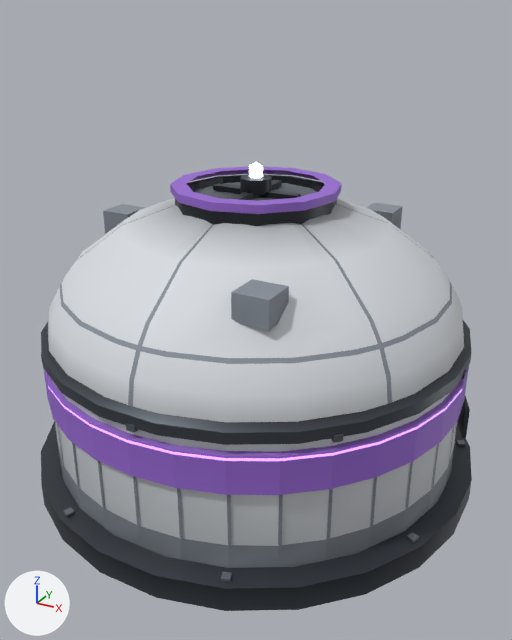
One commit to the glTF model assets/models/junction.glb: the scene before it, then after it.
Both versions are drawn from a 50 mm camera at (3.35, -6.1, 4.52) aimed at (0.11, -0.19, 1.57). The lights are fixed; the arrows at lower left show +X, +Y and +Z. The picture after the commit comes second. Vertices at exactly the same position are counted once.

Objects in the first picture: 'Base', 'Roof', 'Wall_22', 'Wall_23', 'Wall_24', 'Wall_25', 'Wall_26', 'Wall_27', 'Wall_28', 'Wall_29', 'Wall_30', 'Wall_31' and 4 more.
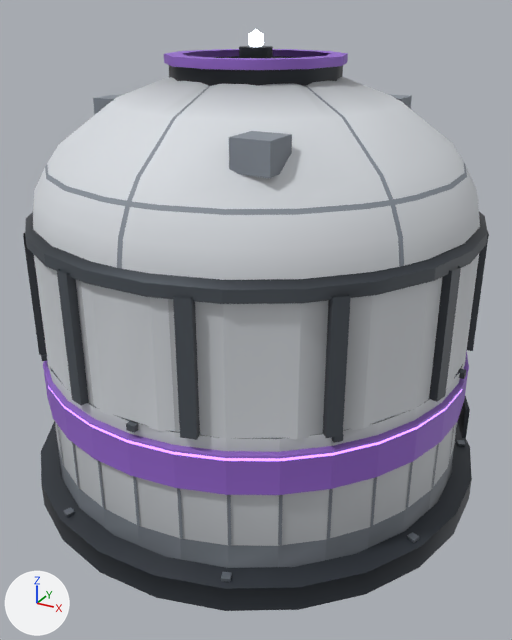
Not visible in the pictures: 'Upper_19'.

Where the change shows, as pixel boxes (x1, y1, x2, y2) in the pictures (512 x 640 px; the box of a moved part takes in the faces that stretch with it):
'Roof', reshaped (8% wider, 8% shorter)
    before: (41, 162, 471, 445)
    after: (25, 29, 488, 290)
'Upper_27', added
    after: (279, 285, 342, 439)
'Upper_26', added
    after: (222, 289, 283, 438)
'Upper_25', added
    after: (164, 285, 226, 440)
'Upper_24', added
    after: (114, 276, 175, 432)
'Upper_28', added
    after: (334, 278, 393, 437)
'Upper_29', added
    after: (377, 268, 435, 422)
'Upper_23', added
    after: (74, 266, 130, 420)
'Upper_30', added
    after: (416, 255, 463, 408)
'Upper_22', added
    after: (44, 254, 94, 406)
'Upper_21', added
    after: (30, 241, 66, 388)
'Upper_31', added
    after: (446, 242, 480, 389)
'Upper_20', added
    after: (23, 236, 52, 369)
'Upper_00', added
    after: (458, 233, 488, 371)
'Upper_01', added
    after: (467, 234, 489, 351)
part 1 of me_roof, moved or reshaped
    before: (170, 166, 342, 214)
    after: (164, 49, 348, 70)
part 2 of me_roof, moved or reshaped
    before: (249, 162, 263, 178)
    after: (249, 29, 264, 47)
part 3 of me_roof, moved or reshaped
    before: (48, 198, 464, 422)
    after: (33, 77, 480, 280)
part 4 of me_roof, moved or reshaped
    before: (175, 174, 337, 226)
    after: (169, 56, 343, 86)
part 5 of me_roof, moved or reshaped (mostly hidden afterwards)
    before: (366, 203, 403, 229)
    after: (388, 94, 412, 109)
part 6 of me_roof, moved or reshaped
    before: (103, 204, 146, 234)
    after: (93, 95, 121, 115)
part 7 of me_roof, moved or reshaped
    before: (231, 279, 289, 331)
    after: (229, 131, 292, 178)
part 8 of me_roof, moved or reshaped (not visible afterwards)
    before: (213, 183, 301, 199)
part 9 of me_roof, moved or reshaped (not visible afterwards)
    before: (229, 180, 282, 200)
part 10 of me_roof, moved or reshaped
    before: (240, 174, 272, 195)
    after: (239, 46, 273, 58)
part 11 of me_roof, added
    after: (25, 212, 488, 290)
part 12 of me_roof, deleted
    before: (41, 320, 471, 445)

The change, as a diff of the scene's bpy script:
```diff
--- a/assets/models/junction.glb.py
+++ b/assets/models/junction.glb.py
@@ me_roof @@
-me_roof.from_pydata(...)  # 479 vertices, 762 faces; spans x -2.21..2.21, y -2.21..2.21, z 1.37..3.15
+me_roof.from_pydata(...)  # 455 vertices, 714 faces; spans x -2.21..2.21, y -2.21..2.21, z 2.6..4.35
+# me_roof part 1: the loose piece of 36 vertices spanning x -0.85..0.85, y -0.85..0.85, z 2.86..2.94 is moved by (0.0, 0.0, 1.2)
+# me_roof part 2: the loose piece of 14 vertices spanning x -0.08..0.08, y -0.07..0.07, z 2.97..3.15 is moved by (0.0, 0.0, 1.2)
+# me_roof part 3: the loose piece of 252 vertices spanning x -2.16..2.16, y -2.17..2.17, z 1.4..2.76 is moved by (0.0, 0.0, 1.2)
+# me_roof part 4: the loose piece of 49 vertices spanning x -0.81..0.81, y -0.81..0.81, z 2.66..2.88 is moved by (0.0, 0.0, 1.2)
+# me_roof part 5: the loose piece of 8 vertices spanning x 0.66..1.0, y 1.28..1.62, z 2.21..2.47 is moved by (0.0, 0.0, 1.2)
+# me_roof part 6: the loose piece of 8 vertices spanning x -1.84..-1.5, y -0.17..0.17, z 2.21..2.47 is moved by (0.0, 0.0, 1.2)
+# me_roof part 7: the loose piece of 8 vertices spanning x 0.66..1.0, y -1.62..-1.28, z 2.21..2.47 is moved by (0.0, 0.0, 1.2)
+# me_roof part 8: the loose piece of 8 vertices spanning x -0.47..0.47, y -0.05..0.05, z 2.83..2.88 is moved by (0.0, 0.0, 1.2)
+# me_roof part 9: the loose piece of 8 vertices spanning x -0.05..0.05, y -0.47..0.47, z 2.83..2.88 is moved by (0.0, 0.0, 1.2)
+# me_roof part 10: the loose piece of 16 vertices spanning x -0.16..0.16, y -0.16..0.16, z 2.86..3.0 is moved by (0.0, 0.0, 1.2)
+# me_roof part 11: a new loose piece of 48 vertices spanning x -2.21..2.21, y -2.21..2.21, z 2.68..2.74, in mat_palettemetal
+# me_roof part 12: the loose piece of 72 vertices spanning x -2.21..2.21, y -2.21..2.21, z 1.37..1.54 is deleted
 me_roof.materials.append(mat_accent)
@@ ob_upper_31 @@
+ob_upper_31 = bpy.data.objects.new('Upper_31', me_upper_31)  # 12 vertices, 8 faces; spans x 2.124..2.211, y -0.432..0.0, z 1.38..2.68
+ob_upper_31.location = (0.0, 0.0, 0.0)
@@ ob_upper_30 @@
+ob_upper_30 = bpy.data.objects.new('Upper_30', me_upper_30)  # 16 vertices, 10 faces; spans x 2.014..2.182, y -0.853..-0.423, z 1.38..2.68
+ob_upper_30.location = (0.0, 0.0, 0.0)
@@ ob_upper_29 @@
+ob_upper_29 = bpy.data.objects.new('Upper_29', me_upper_29)  # 8 vertices, 4 faces; spans x 1.801..2.06, y -1.231..-0.834, z 1.38..2.68
+ob_upper_29.location = (0.0, 0.0, 0.0)
@@ ob_upper_28 @@
+ob_upper_28 = bpy.data.objects.new('Upper_28', me_upper_28)  # 18 vertices, 12 faces; spans x 1.528..1.842, y -1.584..-1.203, z 1.38..2.68
+ob_upper_28.location = (0.0, 0.0, 0.0)
@@ ob_upper_27 @@
+ob_upper_27 = bpy.data.objects.new('Upper_27', me_upper_27)  # 18 vertices, 12 faces; spans x 1.203..1.584, y -1.842..-1.528, z 1.38..2.68
+ob_upper_27.location = (0.0, 0.0, 0.0)
@@ ob_upper_26 @@
+ob_upper_26 = bpy.data.objects.new('Upper_26', me_upper_26)  # 8 vertices, 4 faces; spans x 0.834..1.231, y -2.06..-1.801, z 1.38..2.68
+ob_upper_26.location = (0.0, 0.0, 0.0)
@@ ob_upper_25 @@
+ob_upper_25 = bpy.data.objects.new('Upper_25', me_upper_25)  # 16 vertices, 10 faces; spans x 0.423..0.853, y -2.182..-2.014, z 1.38..2.68
+ob_upper_25.location = (0.0, 0.0, 0.0)
@@ ob_upper_24 @@
+ob_upper_24 = bpy.data.objects.new('Upper_24', me_upper_24)  # 12 vertices, 8 faces; spans x 0.0..0.432, y -2.211..-2.124, z 1.38..2.68
+ob_upper_24.location = (0.0, 0.0, 0.0)
@@ ob_upper_23 @@
+ob_upper_23 = bpy.data.objects.new('Upper_23', me_upper_23)  # 12 vertices, 8 faces; spans x -0.432..0.0, y -2.211..-2.124, z 1.38..2.68
+ob_upper_23.location = (0.0, 0.0, 0.0)
@@ ob_upper_22 @@
+ob_upper_22 = bpy.data.objects.new('Upper_22', me_upper_22)  # 16 vertices, 10 faces; spans x -0.853..-0.423, y -2.182..-2.014, z 1.38..2.68
+ob_upper_22.location = (0.0, 0.0, 0.0)
@@ ob_upper_21 @@
+ob_upper_21 = bpy.data.objects.new('Upper_21', me_upper_21)  # 8 vertices, 4 faces; spans x -1.231..-0.834, y -2.06..-1.801, z 1.38..2.68
+ob_upper_21.location = (0.0, 0.0, 0.0)
@@ ob_upper_20 @@
+ob_upper_20 = bpy.data.objects.new('Upper_20', me_upper_20)  # 18 vertices, 12 faces; spans x -1.584..-1.203, y -1.842..-1.528, z 1.38..2.68
+ob_upper_20.location = (0.0, 0.0, 0.0)
@@ ob_upper_19 @@
+ob_upper_19 = bpy.data.objects.new('Upper_19', me_upper_19)  # 18 vertices, 12 faces; spans x -1.842..-1.528, y -1.584..-1.203, z 1.38..2.68
+ob_upper_19.location = (0.0, 0.0, 0.0)
@@ ob_upper_01 @@
+ob_upper_01 = bpy.data.objects.new('Upper_01', me_upper_01)  # 16 vertices, 10 faces; spans x 2.014..2.182, y 0.423..0.853, z 1.38..2.68
+ob_upper_01.location = (0.0, 0.0, 0.0)
@@ ob_upper_00 @@
+ob_upper_00 = bpy.data.objects.new('Upper_00', me_upper_00)  # 12 vertices, 8 faces; spans x 2.124..2.211, y 0.0..0.432, z 1.38..2.68
+ob_upper_00.location = (0.0, 0.0, 0.0)
```
